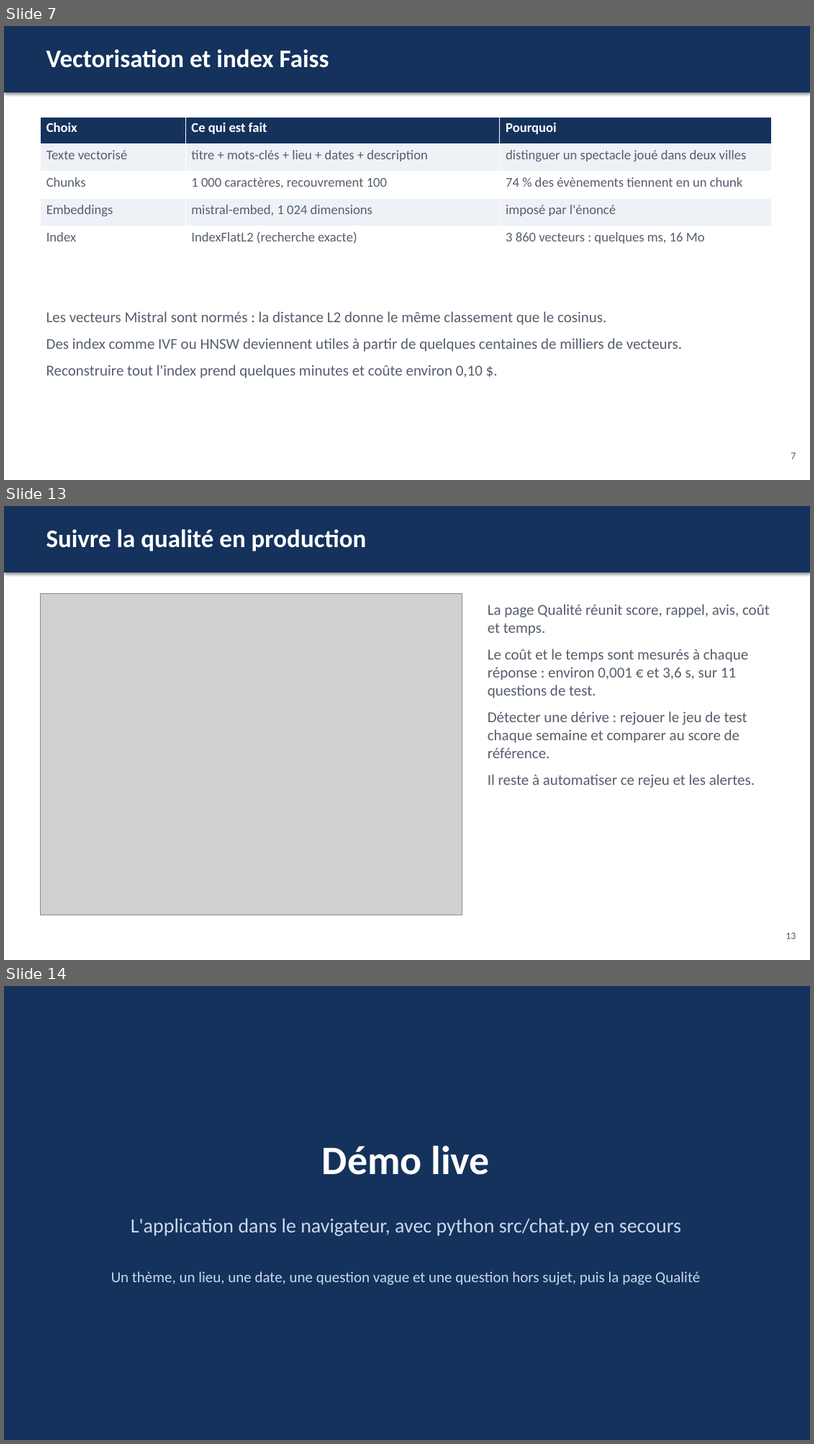
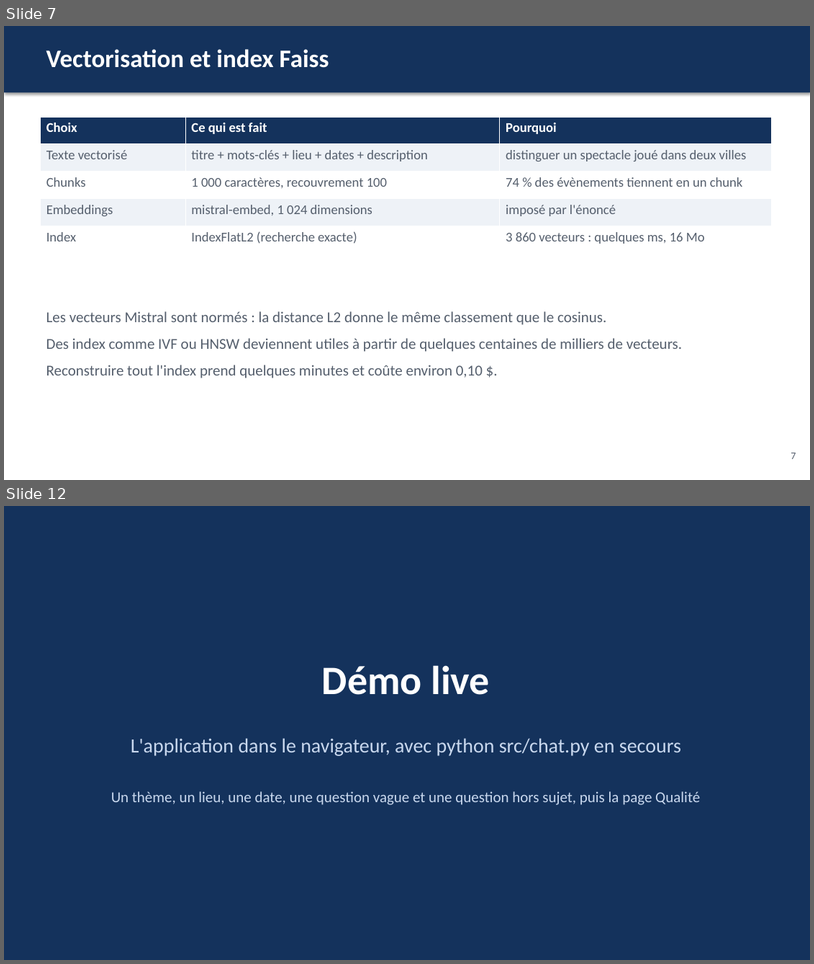
Before and after one commit to Matz-ai/concevoir-et-deployer-un-systeme-rag, a slide deck: livrables/presentation.pptx. Shown one above the other, each under a label of ours: slides 7, 13 and 14 before the commit, slides 7 and 12 after it; the slides between them are not shown. The pictures are 814x1444 and 814x964 pixels, drawn with LibreOffice and Linux fonts; fonts in the diff are those of the drawing; grey boxes stand for pictures. Boxes give left, top, right and bottom in pixels: in the first picture for what was removed or moved away, otherwise in the second. Text is boxed around its words. In the diff, an @@ line names an element or a change of style, - is before the commit and + after.

```diff
--- a/livrables/presentation.pptx
+++ b/livrables/presentation.pptx
@@ slide 13 removed at (x1=4, y1=506, x2=810, y2=960), background #FFFFFF @@
@@ rectangle removed at (x1=4, y1=506, x2=810, y2=572) @@
@@ text removed at (x1=46, y1=529, x2=367, y2=551) @@
-Suivre la qualité en production
@@ picture removed at (x1=40, y1=594, x2=462, y2=914) @@
@@ text removed at (x1=488, y1=604, x2=770, y2=788) @@
-La page Qualité réunit score, rappel, avis, coût et temps.
-Le coût et le temps sont mesurés à chaque réponse : environ 0,001 € et 3,6 s, sur 11 questions de test.
-Détecter une dérive : rejouer le jeu de test chaque semaine et comparer au score de référence.
-Il reste à automatiser ce rejeu et les alertes.
@@ text removed at (x1=786, y1=932, x2=796, y2=939) @@
-13
@@ what was slide 14 is now slide 12 @@
```
Also in this commit, not shown: 6 slides changed, 1 slide added, 2 other slides removed, 4 other files.
